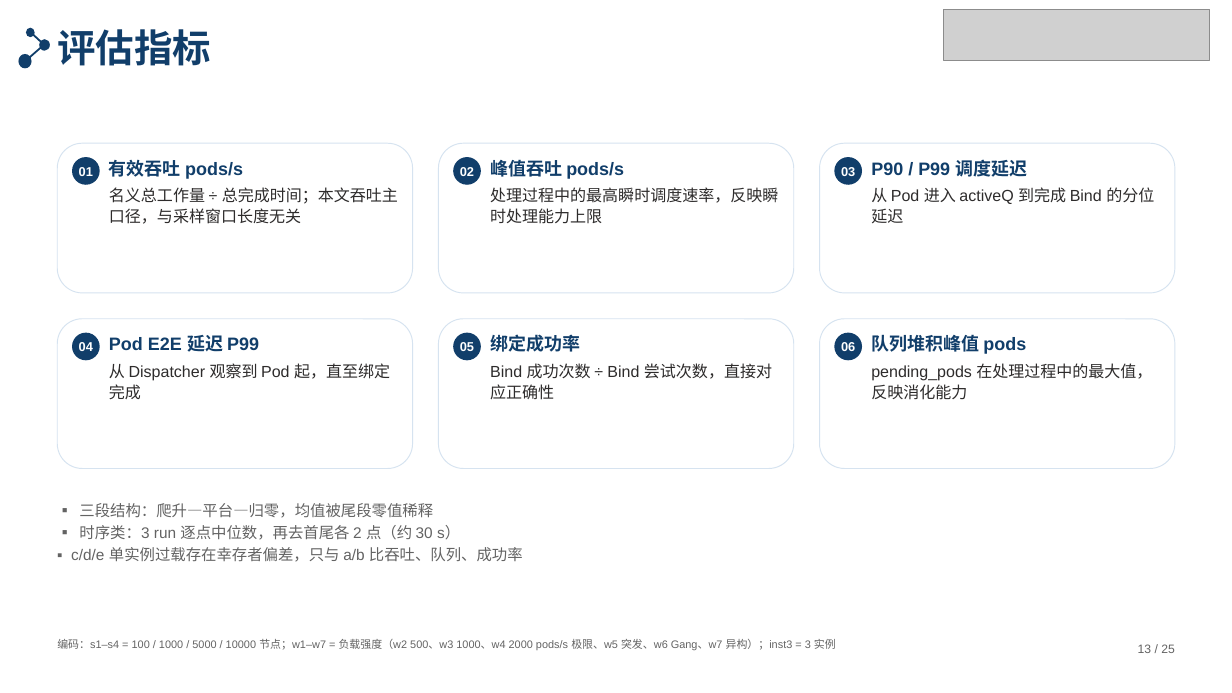
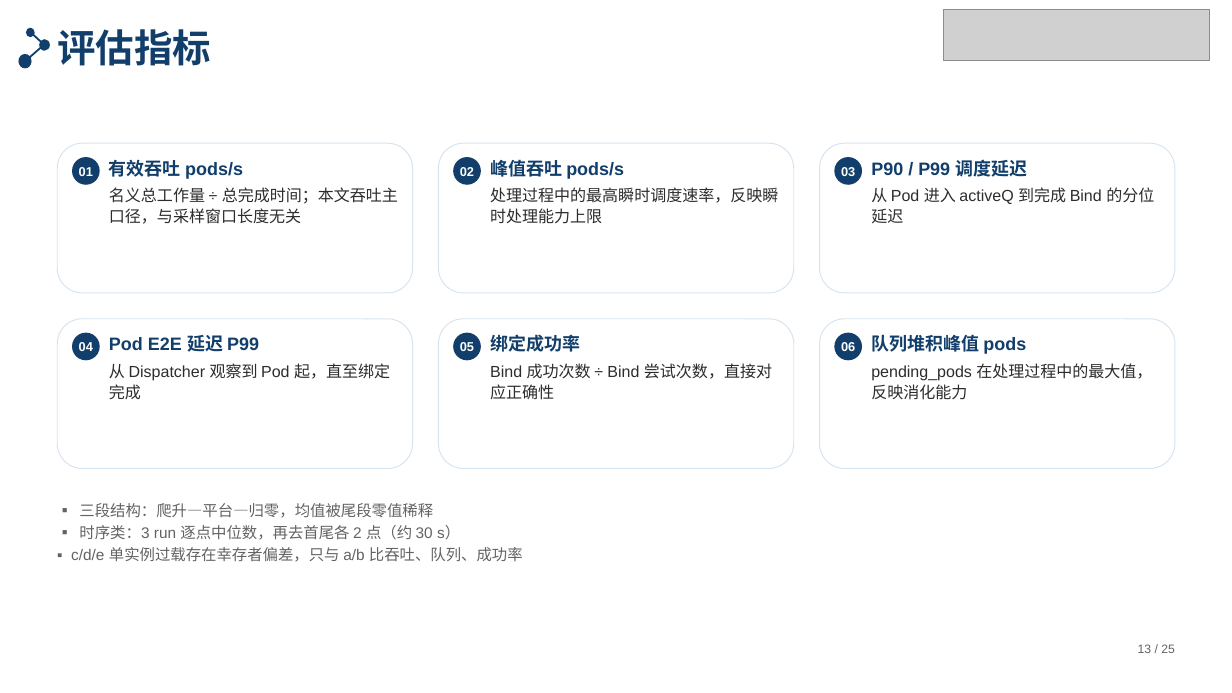
Before and after one commit to tengfei86/godel-scheduler, a slide deck: slide 13 of docs/thesis/defense/答辩PPT-北航模板版.pptx. Drawn at 1232x693 pixels with LibreOffice and Linux fonts; fonts in the diff are those of the drawing; grey boxes stand for pictures. Boxes give left, top, right and bottom in pixels: in the first picture for what was removed or moved away, otherwise in the second. Text is boxed around its words. In the diff, an @@ line names an element or a change of style, - is before the commit and + after.

```diff
--- a/docs/thesis/defense/答辩PPT-北航模板版.pptx
+++ b/docs/thesis/defense/答辩PPT-北航模板版.pptx
@@ text removed at <box>57,639,836,650</box> @@
-编码：s1–s4 = 100 / 1000 / 5000 / 10000 节点；w1–w7 = 负载强度（w2 500、w3 1000、w4 2000 pods/s 极限、w5 突发、w6 Gang、w7 异构）；inst3 = 3 实例
```
Also in this commit, not shown: 2 other files.
